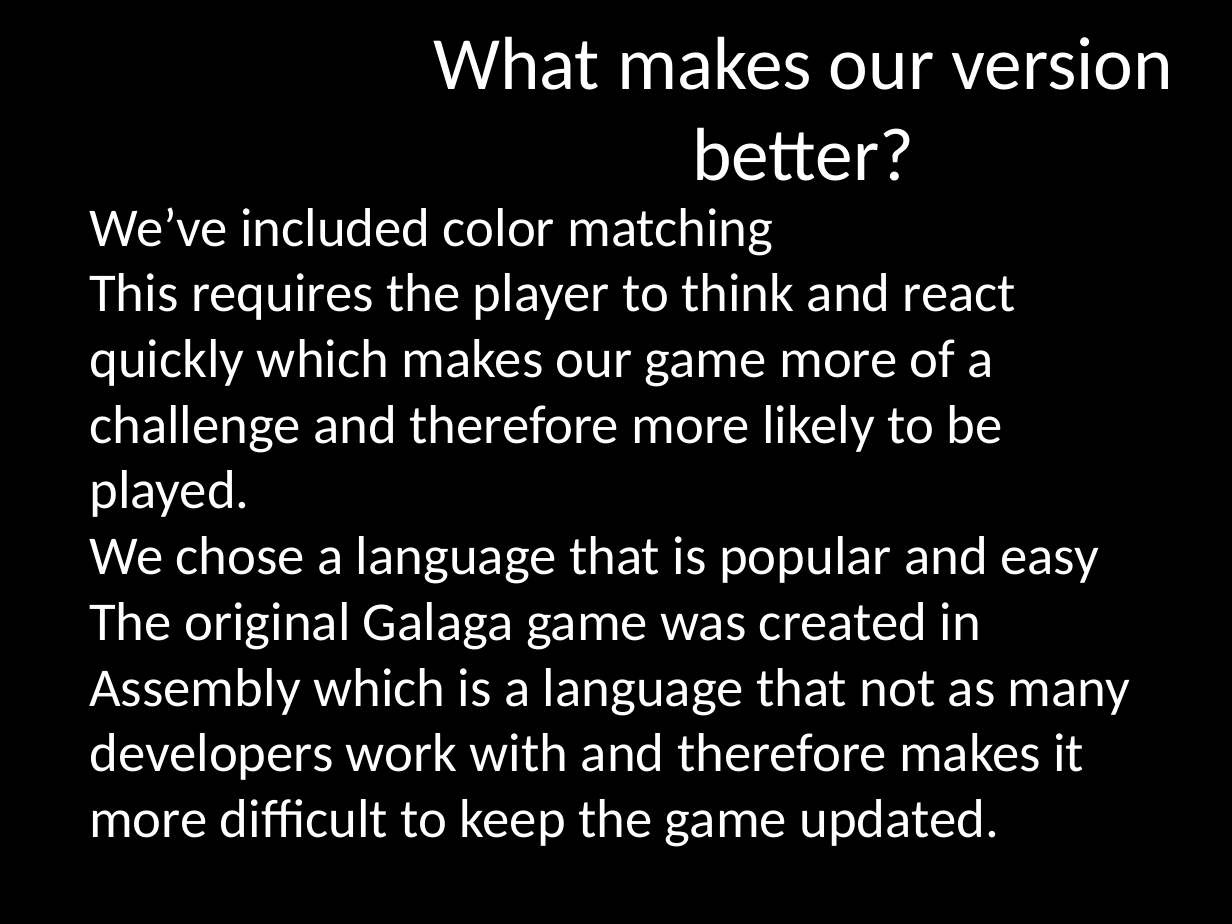
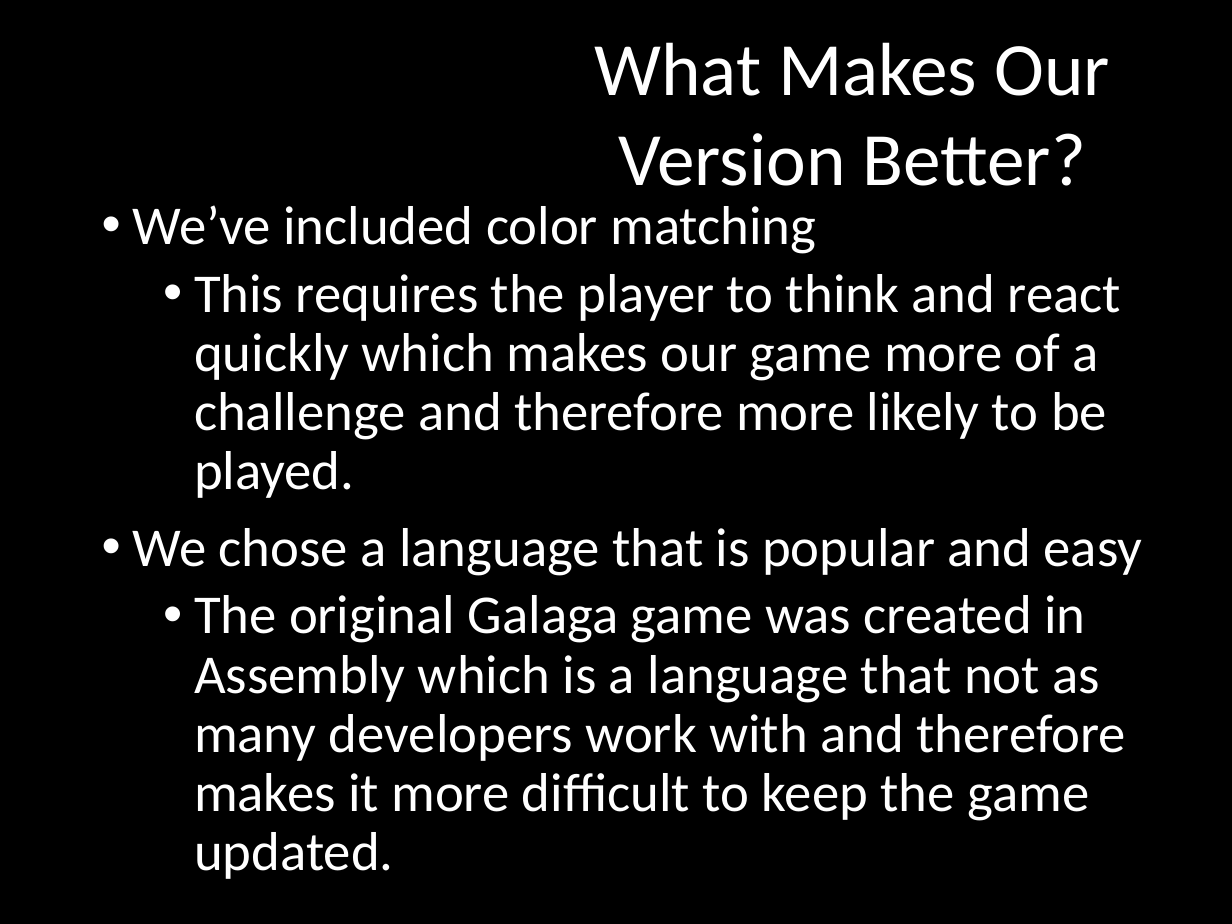
Before and after one commit to terrencepreilly/CPS410, a slide deck: slide 20 of final_presentation/Presentation.pptx (slide 21 before the commit). Drawn at 1232x924 pixels with LibreOffice and Linux fonts; fonts in the diff are those of the drawing; background and template pictures are left out. Boxes give left, top, right and bottom in pixels: in the first picture for what was removed or moved away, otherwise in the second. Text is boxed around its words. In the diff, an @@ line names an element or a change of style, - is before the commit and + after.

Commit message:
Readded presentation which didn't download for some reason.

```diff
--- a/final_presentation/Presentation.pptx
+++ b/final_presentation/Presentation.pptx
@@ text at <box>594,42,1110,186</box>: text changed @@
-What makes our version better?
+What Makes Our
+Version Better?
@@ text "We’ve included color matching" at <box>132,205,1143,879</box>: bullet none to •; line spacing 1 to 0.9; more space between paragraphs @@
```
Also in this commit, not shown: 3 other slides changed, 3 slides added, 4 slides removed.
